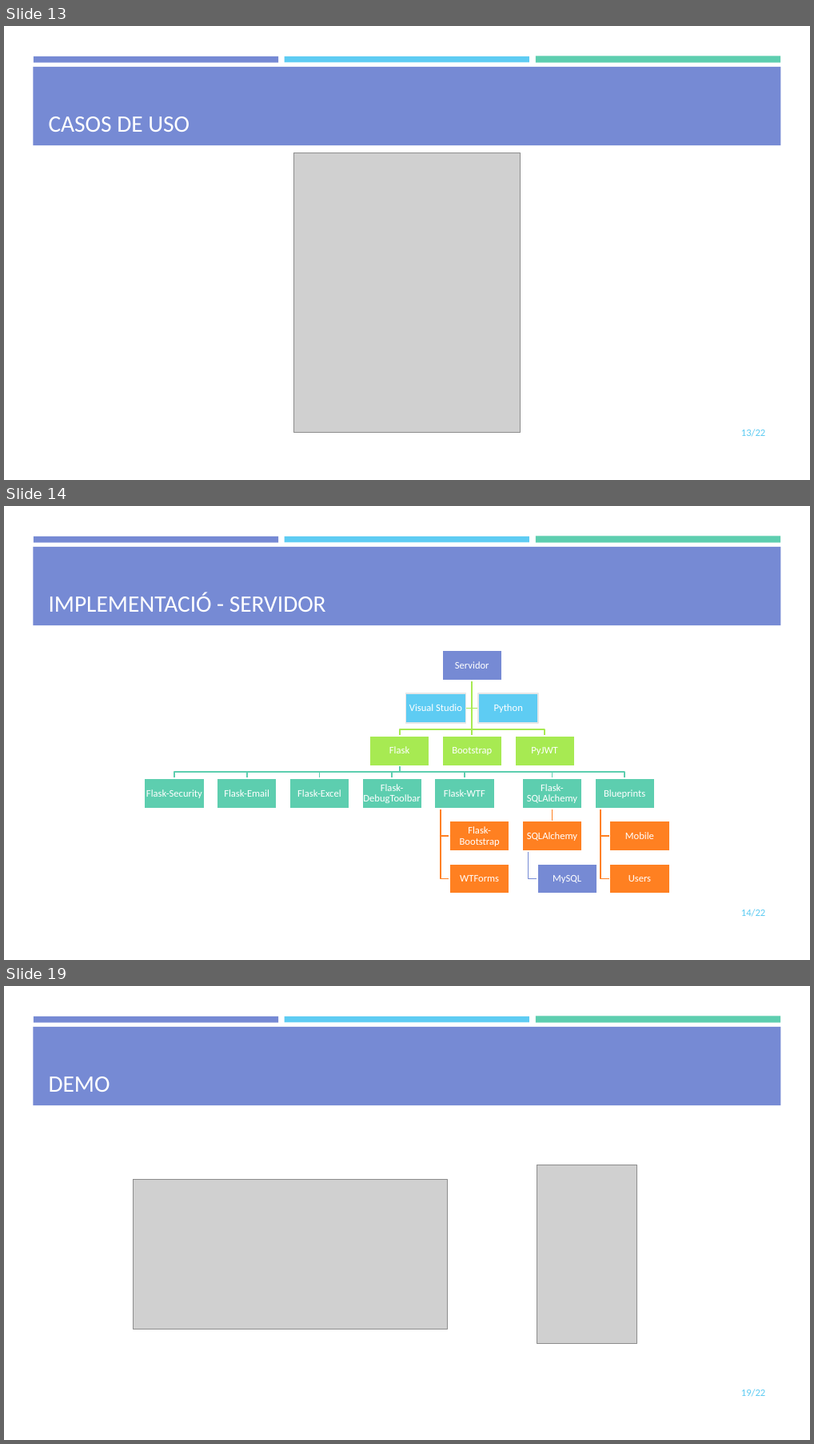
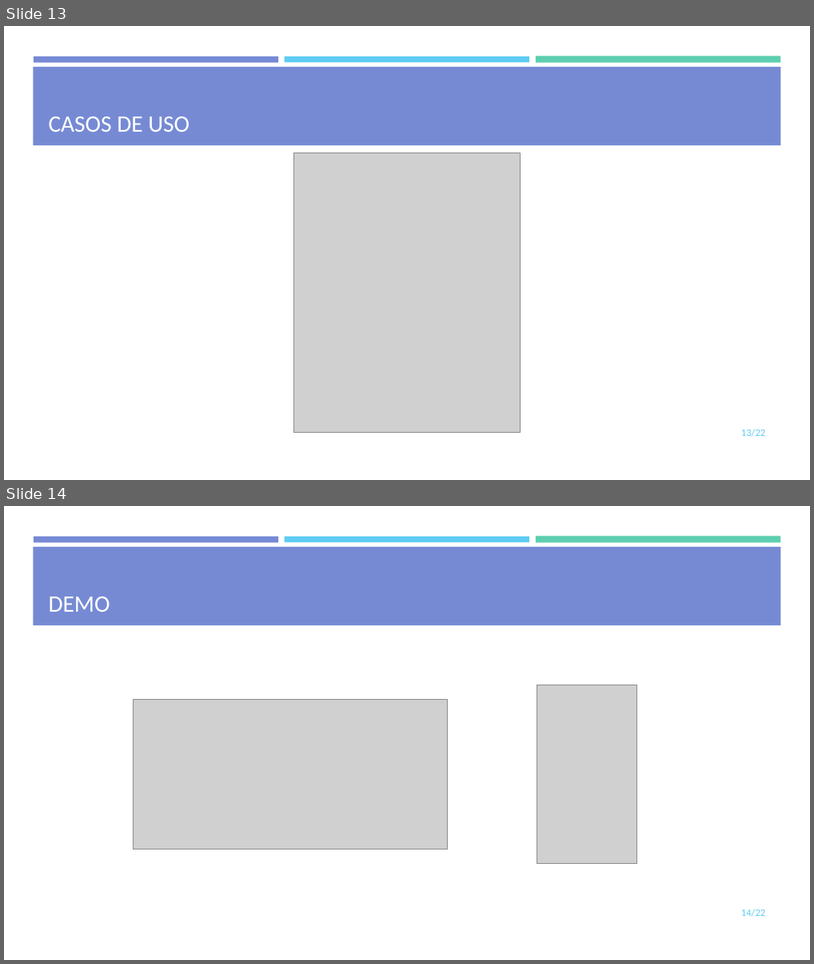
Before and after one commit to mdlunag/tfg, a slide deck: tfg_presentacio.pptx. Shown one above the other, each under a label of ours: slides 13, 14 and 19 before the commit, slides 13 and 14 after it; the slides between them are not shown. The pictures are 814x1444 and 814x964 pixels, drawn with LibreOffice and Linux fonts; fonts in the diff are those of the drawing; grey boxes stand for pictures. Boxes give left, top, right and bottom in pixels: in the first picture for what was removed or moved away, otherwise in the second. Text is boxed around its words. In the diff, an @@ line names an element or a change of style, - is before the commit and + after.

```diff
--- a/tfg_presentacio.pptx
+++ b/tfg_presentacio.pptx
@@ slide 14 removed at bbox=[4, 506, 810, 960], background #FFFFFF; not listed: 4 template elements that a slide beside it also shows @@
@@ title removed at bbox=[49, 592, 326, 612] @@
-IMPLEMENTACIÓ - SERVIDOR
@@ group removed at bbox=[144, 651, 670, 894]: 19 rectangles, 19 texts, 18 freeform shapes @@
-Servidor
-Flask
-Flask-Security
-Flask-Email
-Flask-Excel
-Flask-DebugToolbar
-Flask-WTF
-Flask-Bootstrap
-WTForms
-Flask-SQLAlchemy
-SQLAlchemy
-MySQL
-Blueprints
-Mobile
-Users
-Bootstrap
-PyJWT
-Visual Studio
-Python
@@ page number removed at bbox=[742, 908, 766, 916] @@
-14/22
@@ what was slide 19 is now slide 14 @@
@@ page number at bbox=[742, 908, 766, 916]: text changed @@
-19/22
+14/22
```
Also in this commit, not shown: 1 slide changed, 4 other slides removed.
